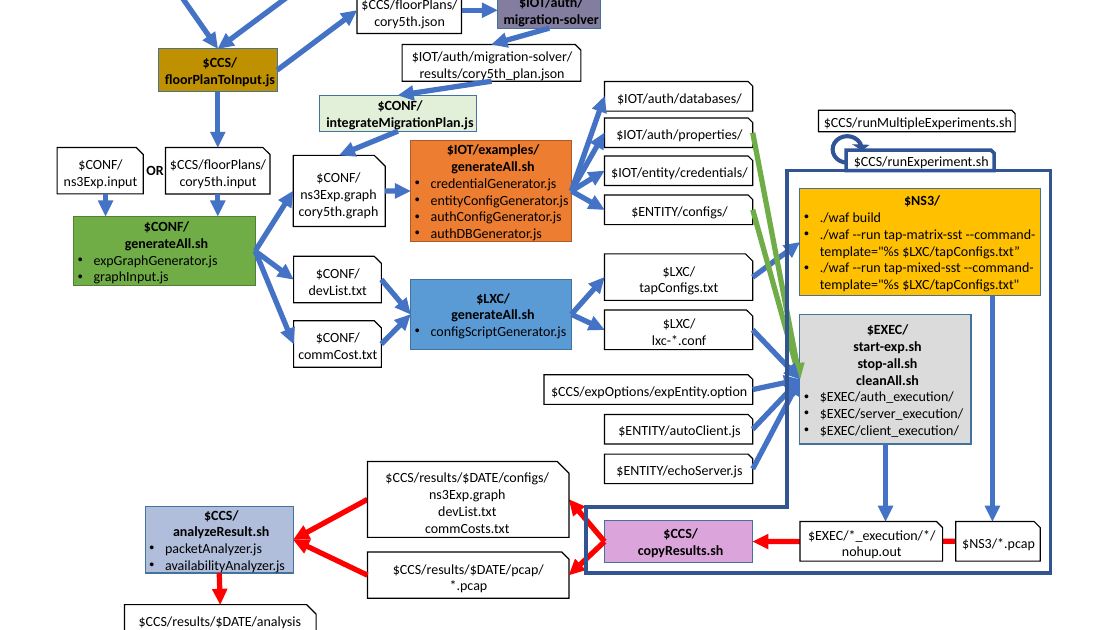
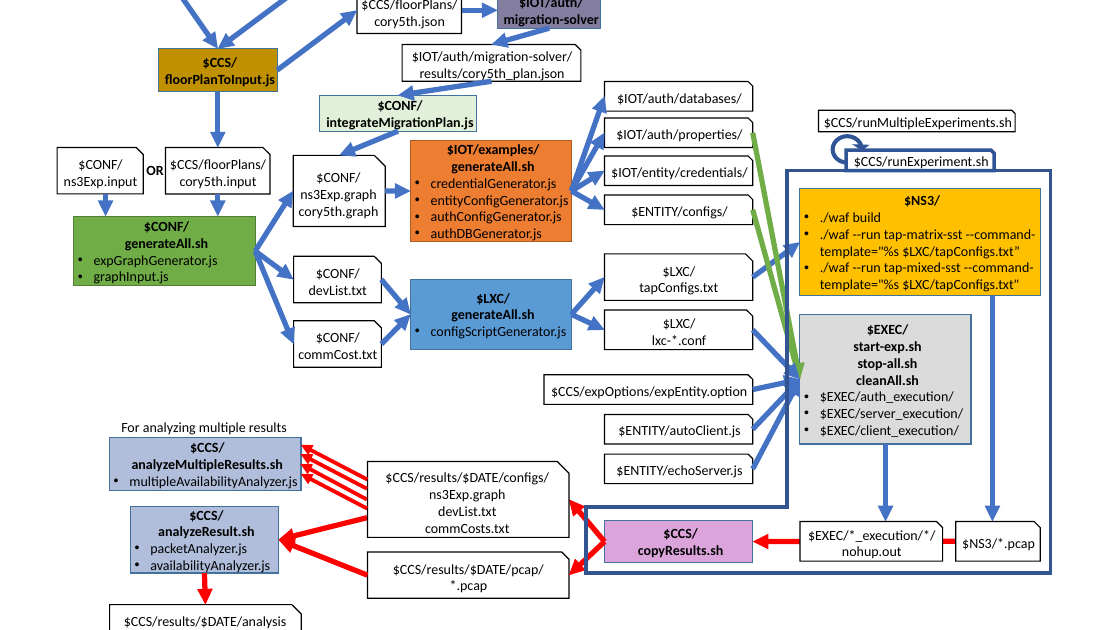
Before and after one commit to iotauth/iotauth_experiments, a slide deck: slide 1 of experiments/ccs2017/figures/exp_flow.pptx. Drawn at 1120x630 pixels with LibreOffice and Linux fonts; fonts in the diff are those of the drawing. Boxes give left, top, right and bottom in pixels: in the first picture for what was removed or moved away, otherwise in the second. Text is boxed around its words. In the diff, an @@ line names an element or a change of style, - is before the commit and + after.

```diff
--- a/experiments/ccs2017/figures/exp_flow.pptx
+++ b/experiments/ccs2017/figures/exp_flow.pptx
@@ rectangle added at <box>109,438,301,491</box>, fill #B0BEDB, outline #43739E 1 pt, 12 pt, text #000000 @@
+$CCS/
+analyzeMultipleResults.sh
+• multipleAvailabilityAnalyzer.js
@@ text added at <box>121,422,287,435</box>, 12 pt, text #000000 @@
+For analyzing multiple results
@@ arrow added from (367, 480) to (301, 445), #FF0000 3.25 pt @@
@@ arrow added from (367, 500) to (301, 464), #FF0000 3.25 pt @@
@@ arrow added from (367, 489) to (301, 455), #FF0000 3.25 pt @@
@@ arrow added from (367, 508) to (301, 474), #FF0000 3.25 pt @@
@@ arrow moved from (367, 500) - (293, 540) to (367, 518) - (279, 540) @@
@@ arrow moved from (367, 576) - (293, 540) to (367, 576) - (279, 540) @@
@@ 1 snip rect, 1 rectangle, 1 arrow: place and size @@
-1 snip rect, 1 rectangle, 1 arrow at <box>124,507,316,630</box>
+1 snip rect, 1 rectangle, 1 arrow at <box>110,507,302,630</box>
```
Also in this commit, not shown: 2 other files.
